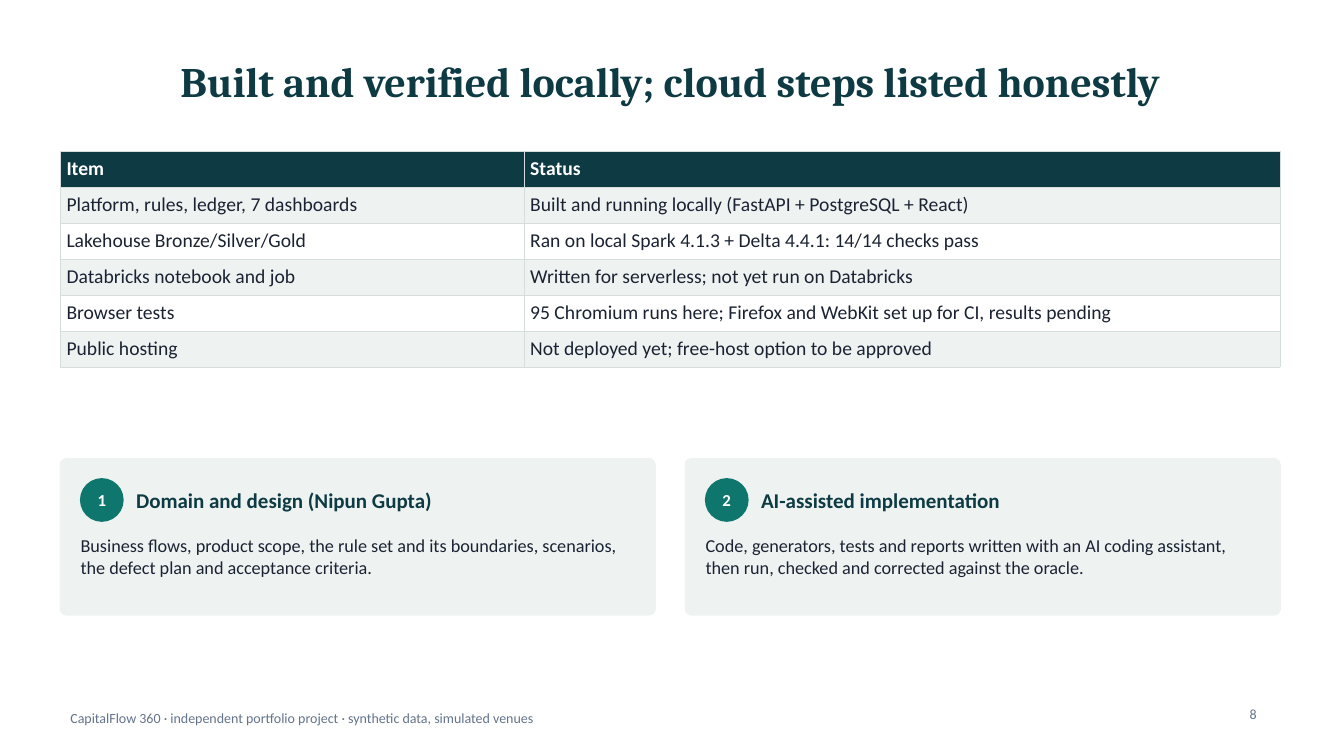
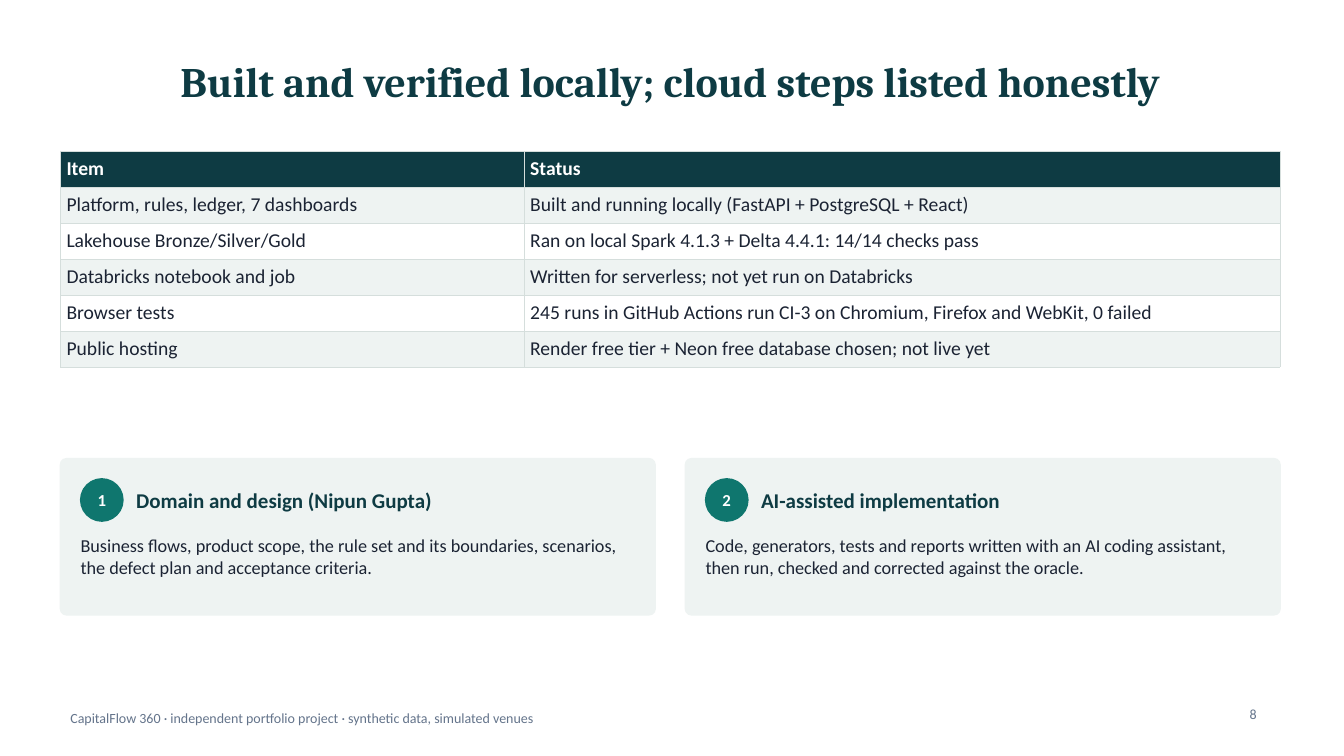
Before and after one commit to nipunrg1990rocks-dev/banking-ai-portfolio, a slide deck: slide 8 of projects/p7_capitalflow360/reporting/out/CF360_Executive_Summary.pptx. Drawn at 1344x756 pixels with LibreOffice and Linux fonts; fonts in the diff are those of the drawing. Boxes give left, top, right and bottom in pixels: in the first picture for what was removed or moved away, otherwise in the second. Text is boxed around its words. In the diff, an @@ line names an element or a change of style, - is before the commit and + after.

```diff
--- a/projects/p7_capitalflow360/reporting/out/CF360_Executive_Summary.pptx
+++ b/projects/p7_capitalflow360/reporting/out/CF360_Executive_Summary.pptx
@@ table at (x1=60, y1=151, x2=1280, y2=363) @@
-row 5, column 2: 95 Chromium runs here; Firefox and WebKit set up for CI, results pending
+row 5, column 2: 245 runs in GitHub Actions run CI-3 on Chromium, Firefox and WebKit, 0 failed
-row 6, column 2: Not deployed yet; free-host option to be approved
+row 6, column 2: Render free tier + Neon free database chosen; not live yet
```
Also in this commit, not shown: 1 other slide changed, 14 other files.
